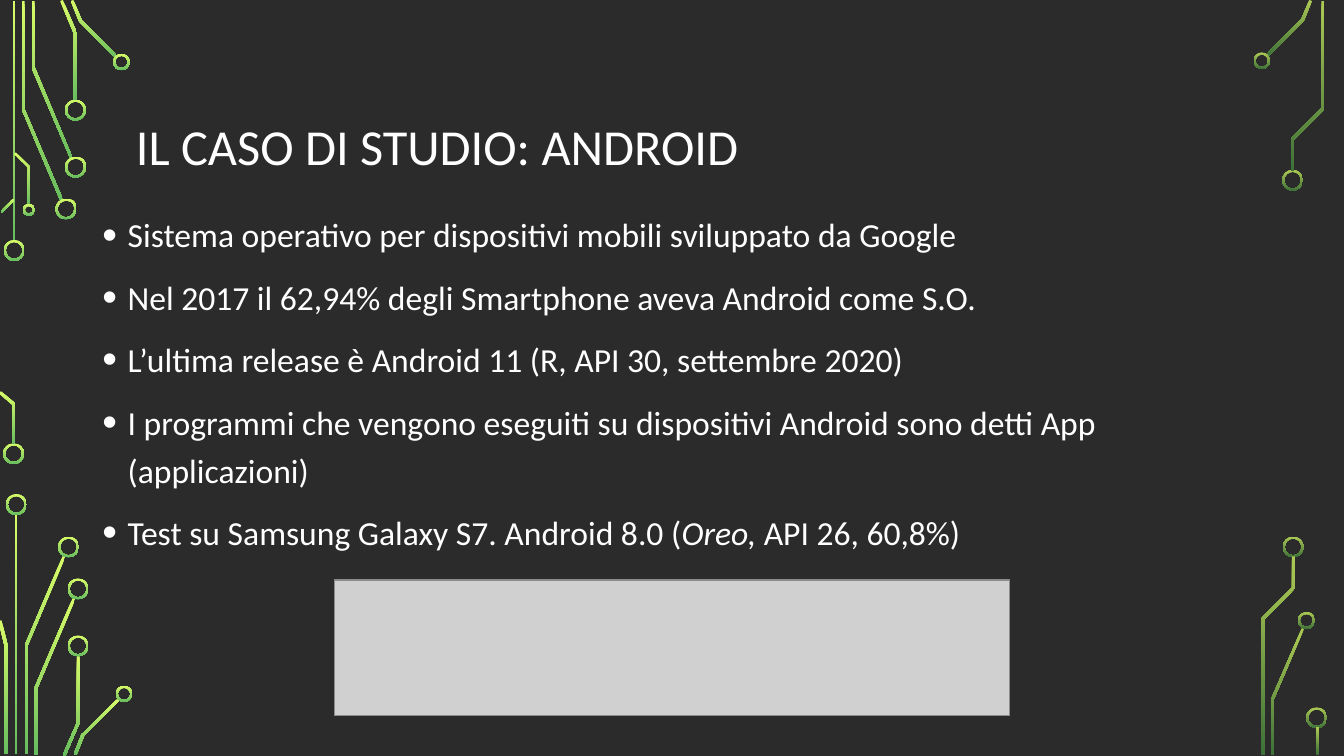
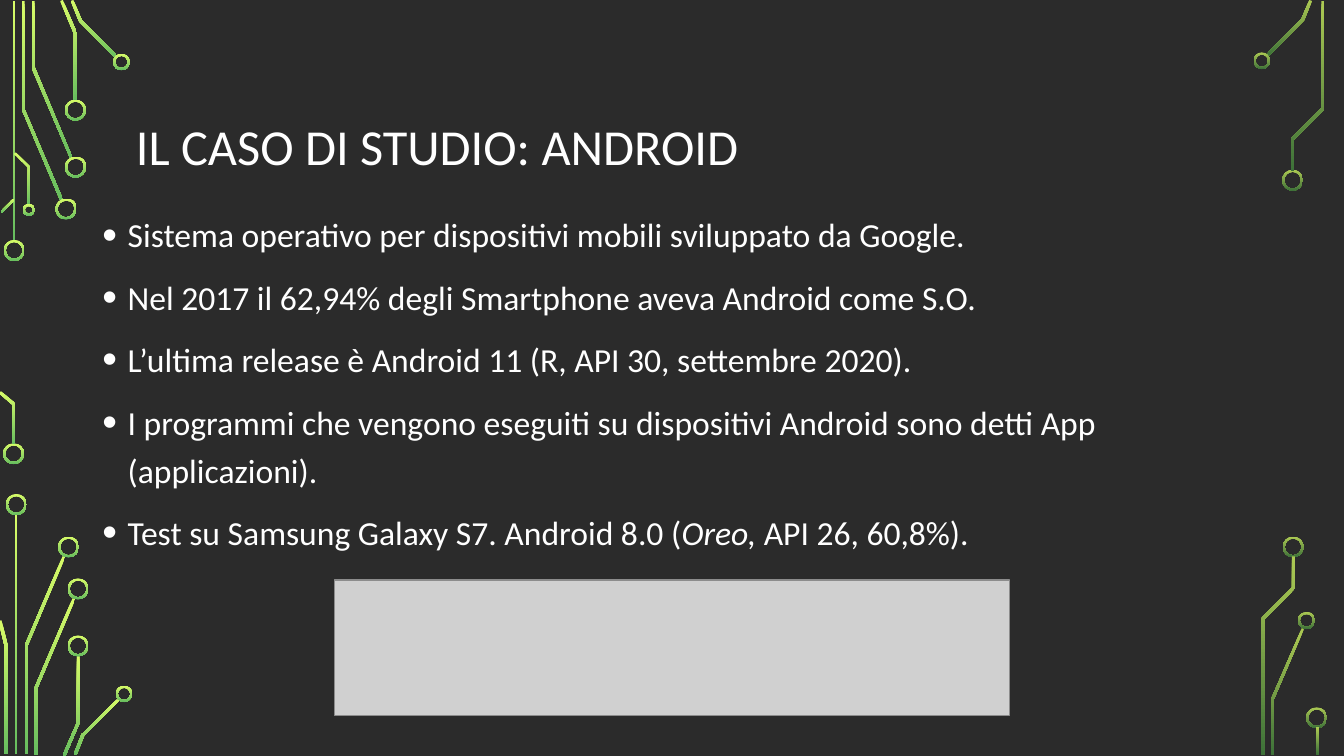
Before and after one commit to vinsan/TesiMagistrale, a slide deck: slide 4 of Le intercettazioni telefoniche in Android.odp. Drawn at 1344x756 pixels with LibreOffice and Linux fonts; fonts in the diff are those of the drawing; grey boxes stand for pictures; background and template pictures are left out; a plain dark background stands for a picture behind light text. Boxes give left, top, right and bottom in pixels: in the first picture for what was removed or moved away, otherwise in the second. Text is boxed around its words. In the diff, an @@ line names an element or a change of style, - is before the commit and + after.

```diff
--- a/Le intercettazioni telefoniche in Android.odp
+++ b/Le intercettazioni telefoniche in Android.odp
@@ text at (x1=128, y1=223, x2=964, y2=253): text changed @@
-• Sistema operativo per dispositivi mobili sviluppato da Google
+• Sistema operativo per dispositivi mobili sviluppato da Google.
@@ text at (x1=128, y1=347, x2=1096, y2=551): text changed @@
-• L’ultima release è Android 11 (R, API 30, settembre 2020)
-• I programmi che vengono eseguiti su dispositivi Android sono detti App (applicazioni)
-• Test su Samsung Galaxy S7. Android 8.0 (Oreo, API 26, 60,8%)
+• L’ultima release è Android 11 (R, API 30, settembre 2020).
+• I programmi che vengono eseguiti su dispositivi Android sono detti App (applicazioni).
+• Test su Samsung Galaxy S7. Android 8.0 (Oreo, API 26, 60,8%).
```
Also in this commit, not shown: 4 other slides changed.
